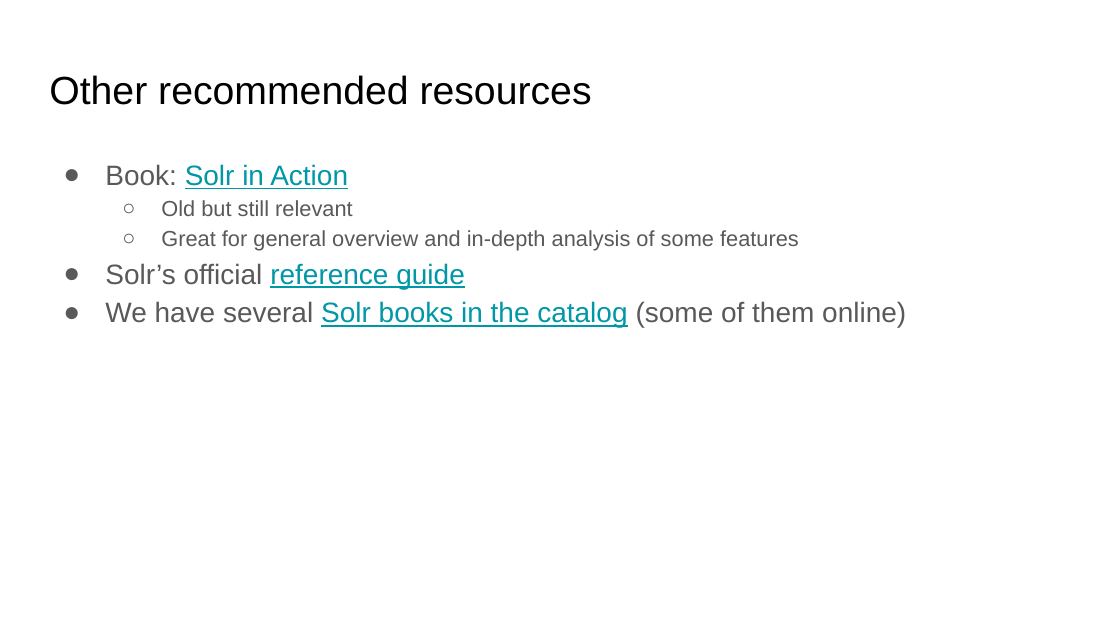
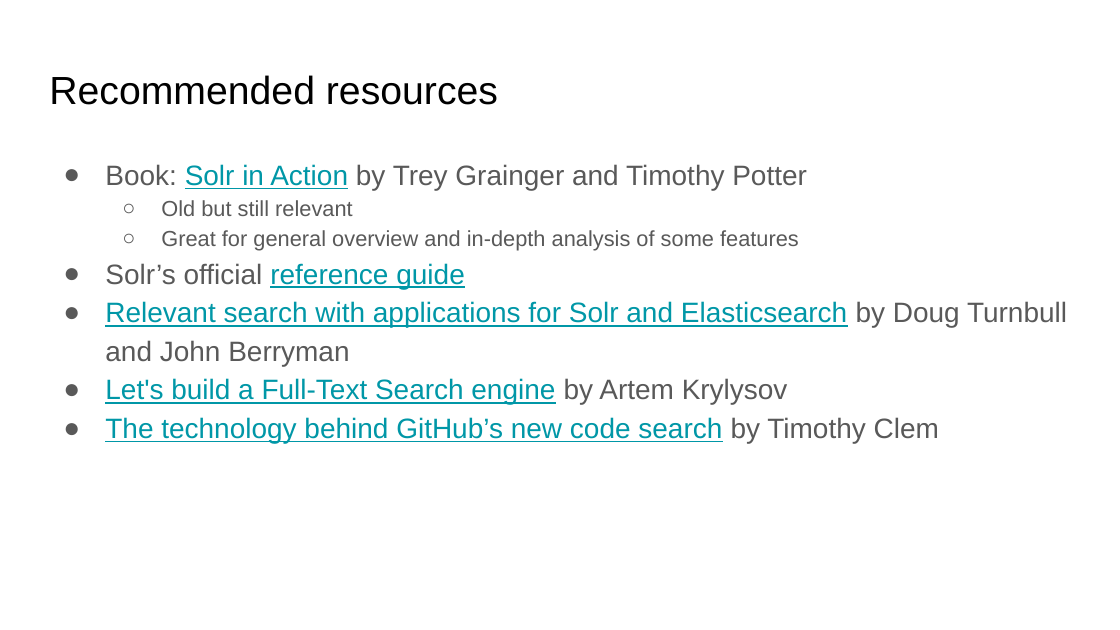
Before and after one commit to hectorcorrea/solr-for-newbies, a slide deck: slide 30 of slides.pptx (slide 27 before the commit). Drawn at 1120x630 pixels with LibreOffice and Linux fonts; fonts in the diff are those of the drawing. Boxes give left, top, right and bottom in pixels: in the first picture for what was removed or moved away, otherwise in the second. Text is boxed around its words. In the diff, an @@ line names an element or a change of style, - is before the commit and + after.

```diff
--- a/slides.pptx
+++ b/slides.pptx
@@ title at [49, 75, 498, 105]: text changed @@
-Other recommended resources
+Recommended resources
@@ text at [105, 164, 807, 190]: text changed; text colour #0097A7 to #595959 @@
-● Book: Solr in Action
+● Book: Solr in Action by Trey Grainger and Timothy Potter
@@ text at [105, 301, 1067, 443]: text changed; text colour #595959 to #0097A7 @@
-● We have several Solr books in the catalog (some of them online)
+● Relevant search with applications for Solr and Elasticsearch by Doug Turnbull and John Berryman
+● Let's build a Full-Text Search engine by Artem Krylysov
+● The technology behind GitHub’s new code search by Timothy Clem
```
Also in this commit, not shown: 8 other slides changed, 3 slides added, 1 other file.
